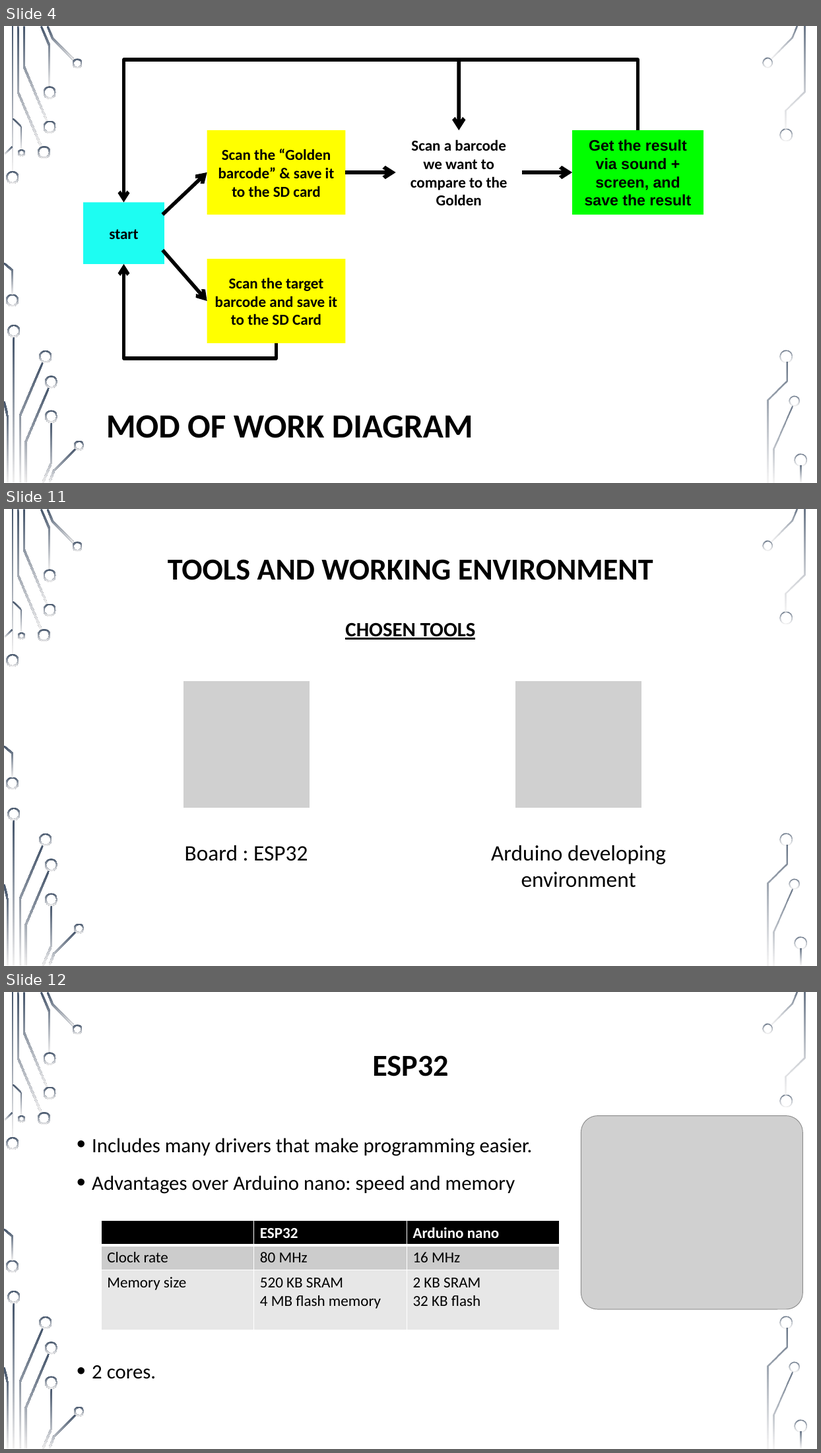
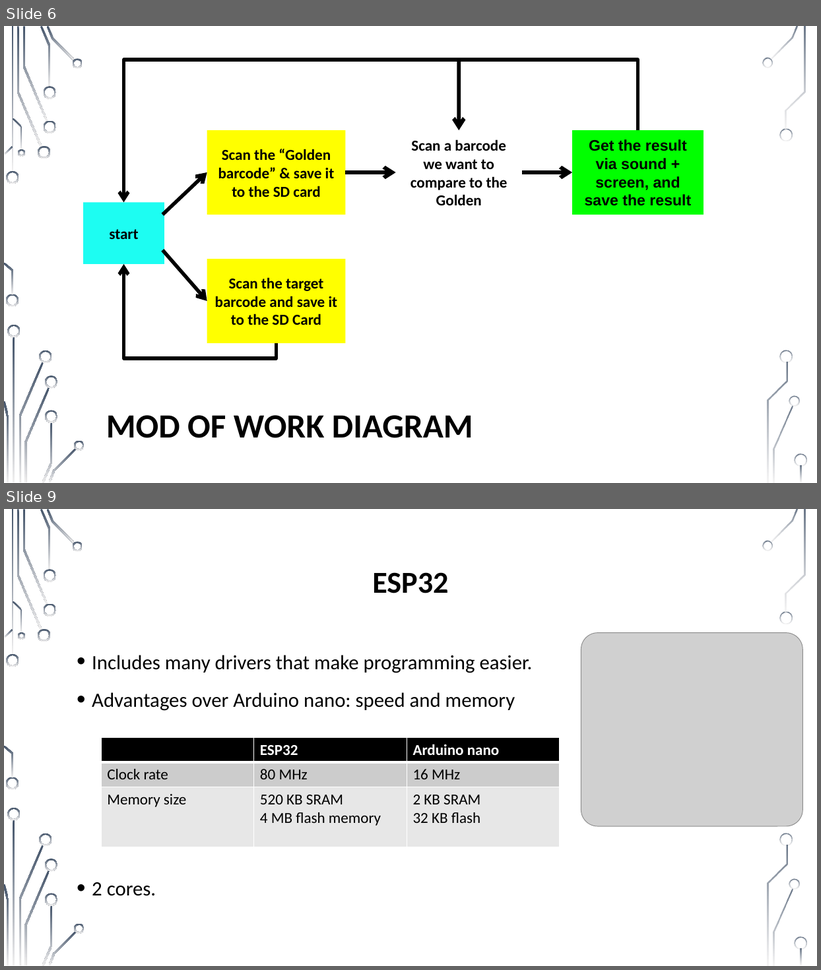
Before and after one commit to muhammad0bi/Technion_044167_E.E._project_A_IOT-Barcode_cheker, a slide deck: Presntations/midterm presentation IOT Barcode checker 7681.pptx. Shown one above the other, each under a label of ours: slides 4, 11 and 12 before the commit, slides 6 and 9 after it; the slides between them are not shown. The pictures are 821x1453 and 821x970 pixels, drawn with LibreOffice and Linux fonts; fonts in the diff are those of the drawing; grey boxes stand for pictures; background and template pictures are left out. Boxes give left, top, right and bottom in pixels: in the first picture for what was removed or moved away, otherwise in the second. Text is boxed around its words. In the diff, an @@ line names an element or a change of style, - is before the commit and + after.

```diff
--- a/Presntations/midterm presentation IOT Barcode checker 7681.pptx
+++ b/Presntations/midterm presentation IOT Barcode checker 7681.pptx
@@ slide 11 removed at (x1=4, y1=509, x2=817, y2=966), background picture (left out); not listed: 36 template elements that a slide beside it also shows @@
@@ title removed at (x1=168, y1=559, x2=653, y2=640) @@
-TOOLS AND WORKING ENVIRONMENT
-CHOSEN TOOLS
@@ group removed at (x1=183, y1=681, x2=666, y2=888): 2 pictures, 2 texts @@
-Board : ESP32
-Arduino developing environment
@@ what was slide 4 is now slide 6 @@
@@ what was slide 12 is now slide 9 @@
```
Also in this commit, not shown: 7 slides changed, 1 slide added, 3 other slides removed.
